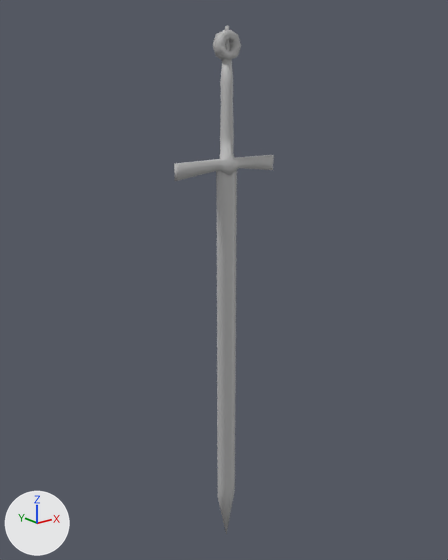
The FBX model 3D Engine/Game/Models/Sword.fbx as it was, and as the next commit left it.
One viewpoint serves both versions: a 50 mm camera at (-0.0415, -0.0514, 0.0067) aimed at (0.0005, 0.001, -0.0143). Arrows for +X, +Y and +Z are at lower left; the lights stay in place. Where no turn or scale is listed for an object, it has been applied to the vertices. Vertices at the same position are counted once.
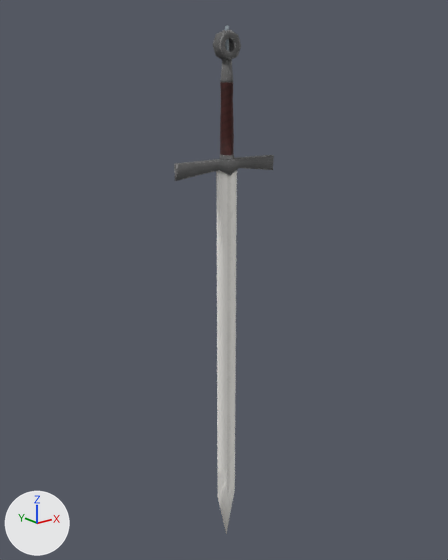
The change in detail:
Picture 'Swordboss.png' (img_swordboss_png) is new.
Material '01 - Default' (mat_01___default) is new.
Its texture is img_swordboss_png.
Its roughness is 0.859.
me_mesh is used by ob_mesh; location (0.0, 0.0, 0.0).
me_mesh had 274 vertices, 268 faces and spanned x -0.0066..0.0066, y -0.0008..0.0008, z -0.0478..0.0123.
me_mesh now has 293 vertices, 284 faces and spans x -0.0066..0.0066, y -0.0008..0.0008, z -0.0478..0.0123.
Part 1, on me_mesh:
16 faces are deleted.
19 vertices are added at x -0.0014..0.0014, y -0.0004..0.0004, z -0.0415..-0.0356.
32 new faces join them.
me_mesh part 2: 252 faces spanning x -0.0066..0.0066, y -0.0008..0.0008, z -0.0478..0.0123 switch from mat_lambert1 (grey #bcbcbc) to mat_01___default (picture img_swordboss_png).

Location of each change, [x1, y1, x2, y2] in pixels of the pictures (448 x 560 px):
part 1 of me_mesh, built on
    both: [218, 170, 237, 497]
part 2 of me_mesh, recoloured
    both: [174, 26, 274, 534]
